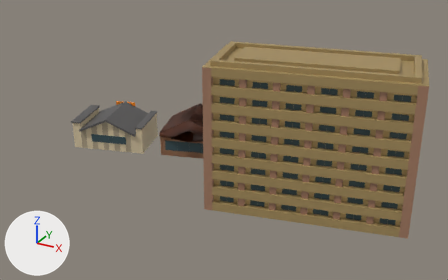
An edit to the glTF model run/textures/build/build3.glb, drawn before and after from the same camera.
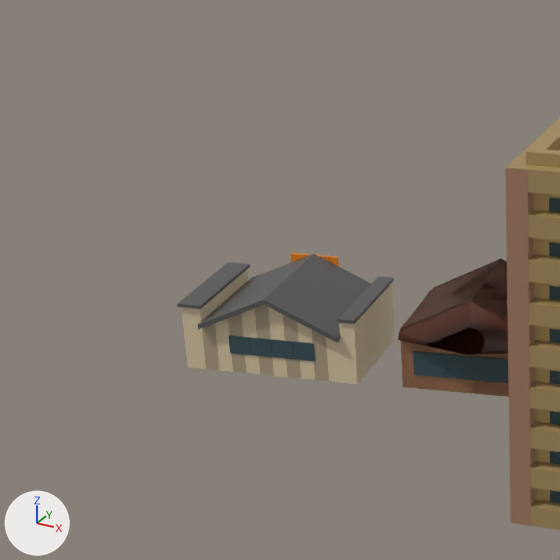
Each version is shown whole from a camera (50 mm lens) standing at (3.78, -10.83, 6.19) and looking at (-2.16, -0.02, 0.79), then close up on the part from 0% to 50% of the width and 0% to 80% of the height. Lighting does not change. The marker at lower left points along +X, +Y and +Z. Where no turn or scale is listed for an object, it has been applied to the vertices.

Names of what the first close-up shows: '立方体', '立方体.001', '立方体.003', '立方体.005', '立方体.007', '立方体.011', '立方体.012', '立方体.013', '立方体.014', '立方体.016', '立方体.019', '立方体.022'.
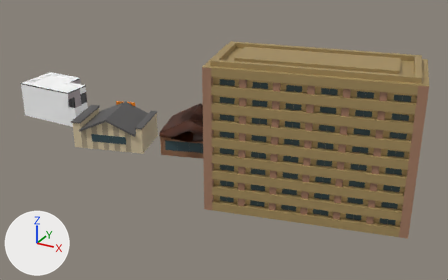
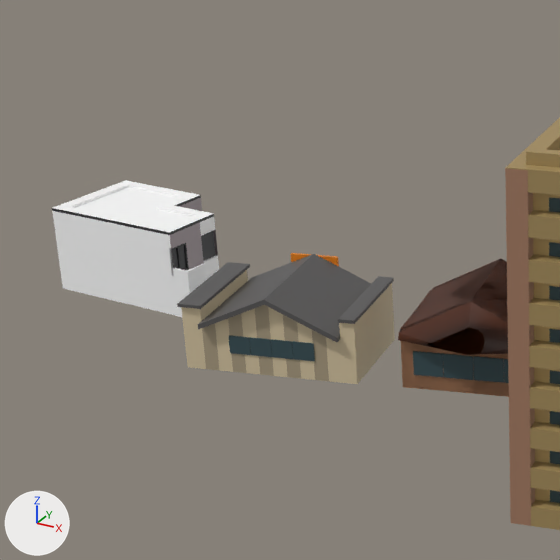
Edits to the scene script, one JSON object a line:
```json
{"op": "add", "block": "mat_マテリアル_039", "code": ["mat_マテリアル_039 = principled_material('マテリアル.039')", "mat_マテリアル_039.base_color = (1.0, 1.0, 1.0)  # white #ffffff"]}
{"op": "add", "block": "mat_マテリアル_038", "code": ["mat_マテリアル_038 = principled_material('マテリアル.038')", "mat_マテリアル_038.base_color = (0.0203, 0.0212, 0.0242)  # black #27282b"]}
{"op": "add", "block": "mat_マテリアル_040", "code": ["mat_マテリアル_040 = principled_material('マテリアル.040')", "mat_マテリアル_040.base_color = (0.0, 0.0, 0.0)  # black #000000"]}
{"op": "add", "block": "mat_マテリアル_037", "code": ["mat_マテリアル_037 = principled_material('マテリアル.037')", "mat_マテリアル_037.base_color = (0.376, 0.319, 0.337)  # grey #a5999d"]}
{"op": "add", "block": "mat_マテリアル_036", "code": ["mat_マテリアル_036 = principled_material('マテリアル.036')", "mat_マテリアル_036.base_color = (1.0, 1.0, 1.0)  # white #ffffff"]}
{"op": "add", "block": "me_立方体_028", "code": ["me_立方体_028 = bpy.data.meshes.new('立方体.028')", "me_立方体_028.from_pydata(...)  # 316 vertices, 628 faces; spans x -0.096..0.096, y -0.439..0.243, z -0.22..0.303", "me_立方体_028.materials.append(mat_マテリアル_039)  # white #ffffff"]}
{"op": "add", "block": "me_立方体_027", "code": ["me_立方体_027 = bpy.data.meshes.new('立方体.027')", "me_立方体_027.from_pydata(...)  # 2060 vertices, 4116 faces; spans x -0.81..0.81, y -0.34..0.76, z -0.44..0.47", "# faces by material slot: [2218, 946, 736, 216]", "me_立方体_027.materials.append(mat_マテリアル_036)  # white #ffffff", "me_立方体_027.materials.append(mat_マテリアル_037)  # grey #a5999d", "me_立方体_027.materials.append(mat_マテリアル_038)  # black #27282b", "me_立方体_027.materials.append(mat_マテリアル_040)  # black #000000"]}
{"op": "add", "block": "ob_立方体_028", "code": ["ob_立方体_028 = bpy.data.objects.new('立方体.028', me_立方体_028)", "ob_立方体_028.location = (-6.703, 0.689, 0.306)"]}
{"op": "add", "block": "ob_立方体_027", "code": ["ob_立方体_027 = bpy.data.objects.new('立方体.027', me_立方体_027)", "ob_立方体_027.location = (-7.604, 0.591, 0.527)"]}
```

Pixel boxes (x1, y1, x2, y2) of what changed, in the close-ups (560 x 560 px):
```json
{"object": "立方体.027", "change": "added", "after": [52, 180, 219, 316], "faces in mat_マテリアル_036 (white #ffffff)": [52, 180, 219, 316], "faces in mat_マテリアル_038 (black #27282b)": [52, 195, 216, 270], "faces in mat_マテリアル_037 (grey #a5999d)": [170, 198, 218, 270]}
{"object": "立方体.028", "change": "added", "after": [173, 264, 210, 317]}
```
